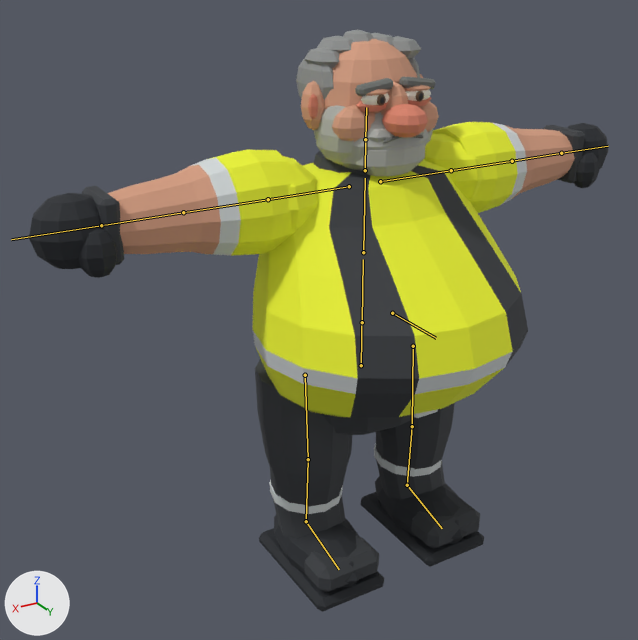
Two versions of the FBX model Assets/EscapeViggo/Art/Characters/Viggo/Models/Viggo.fbx, one commit apart.
One viewpoint serves both versions: a 50 mm camera at (1.419, 2.105, 1.886) aimed at (0.171, 0.025, 0.846). The axes (+X, +Y, +Z) are drawn at lower left. The lights are the same throughout. The picture after the commit comes second. The bones that change, and the others that lie on the model, are drawn over the model as lines.

Objects in the first picture: 'Viggo'.
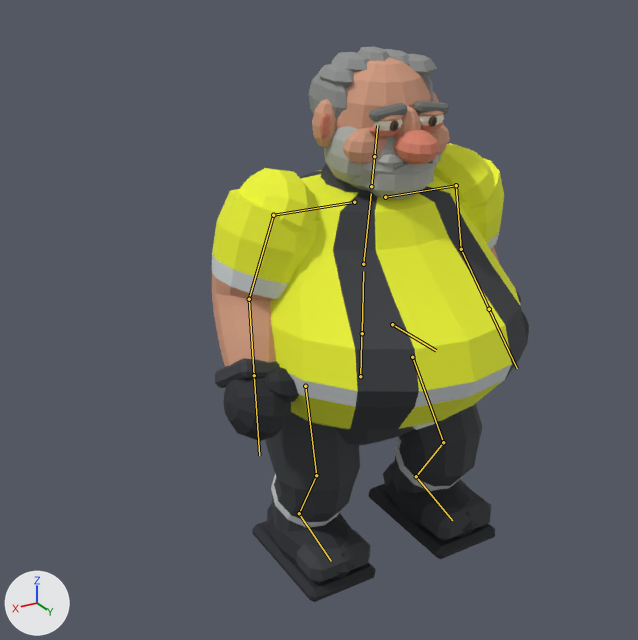
The newer file adds an action. The first version stands in its rest pose; the second is drawn at frame 2 of the action 'EV_Humanoid|Run'.

Boxes (x1, y1, x2, y2) around the edits, measured in the pictures (638 x 640 px):
```json
{"object": "Viggo", "change": "posed", "before": [29, 29, 608, 612], "after": [212, 46, 529, 602], "on screen": "45% narrower"}
{"bone": "Hips", "before": "(361, 365) to (362, 311)", "after": "(360, 376) to (362, 322)"}
{"bone": "Chest", "before": "(363, 252) to (365, 178)", "after": "(363, 264) to (371, 193)"}
{"bone": "Head", "before": "(365, 139) to (366, 107)", "after": "(374, 156) to (377, 125)"}
{"bone": "LeftUpperArm", "before": "(451, 170) to (512, 161)", "after": "(456, 185) to (461, 249)"}
{"bone": "LeftLowerArm", "before": "(512, 161) to (561, 153)", "after": "(461, 249) to (489, 309)"}
{"bone": "RightUpperArm", "before": "(268, 199) to (183, 212)", "after": "(273, 215) to (249, 299)"}
{"bone": "RightLowerArm", "before": "(183, 212) to (101, 225)", "after": "(249, 299) to (254, 375)"}
{"bone": "LeftUpperLeg", "before": "(413, 346) to (412, 426)", "after": "(412, 357) to (443, 442)"}
{"bone": "LeftLowerLeg", "before": "(412, 426) to (407, 485)", "after": "(443, 442) to (416, 476)"}
{"bone": "LeftFoot", "before": "(407, 485) to (442, 528)", "after": "(416, 476) to (452, 520)"}
{"bone": "RightUpperLeg", "before": "(305, 375) to (308, 459)", "after": "(305, 386) to (316, 475)"}
{"bone": "RightLowerLeg", "before": "(308, 459) to (306, 521)", "after": "(316, 475) to (299, 513)"}
{"bone": "RightFoot", "before": "(306, 521) to (339, 569)", "after": "(299, 513) to (331, 561)"}
```

Edits to the scene script, one JSON object a line:
```json
{"block": "bone_hips", "where": "bone_hips = bpy.data.objects['EV_Humanoid'].pose.bones['Hips']"}
{"op": "set", "path": "bone_hips.location", "old": "(0.0, 0.0, 0.0)", "new": "(0.0, -0.038, 0.0)"}
{"block": "bone_chest", "where": "bone_chest = bpy.data.objects['EV_Humanoid'].pose.bones['Chest']  # child of 'Spine'"}
{"op": "set", "path": "bone_chest.rotation_quaternion", "old": "(1.0, 0.0, 0.0, 0.0)", "new": "(0.998, -0.063, 0.0, 0.0)", "note": "degrees (0, 0, 0) -> degrees (-7, 0, 0)"}
{"block": "bone_head", "where": "bone_head = bpy.data.objects['EV_Humanoid'].pose.bones['Head']  # child of 'Neck'"}
{"op": "set", "path": "bone_head.rotation_quaternion", "old": "(1.0, 0.0, 0.0, 0.0)", "new": "(1.0, 0.009, 0.0, 0.0)", "note": "degrees (0, 0, 0) -> degrees (1, 0, 0)"}
{"block": "bone_leftupperarm", "where": "bone_leftupperarm = bpy.data.objects['EV_Humanoid'].pose.bones['LeftUpperArm']  # child of 'LeftShoulder'"}
{"op": "set", "path": "bone_leftupperarm.rotation_quaternion", "old": "(1.0, 0.0, 0.0, 0.0)", "new": "(0.808, -0.587, 0.031, 0.023)", "note": "degrees (0, 0, 0) -> degrees (-72, 4, 0)"}
{"block": "bone_leftlowerarm", "where": "bone_leftlowerarm = bpy.data.objects['EV_Humanoid'].pose.bones['LeftLowerArm']  # child of 'LeftUpperArm'"}
{"op": "set", "path": "bone_leftlowerarm.rotation_quaternion", "old": "(1.0, 0.0, 0.0, 0.0)", "new": "(0.946, 0.0, 0.0, -0.326)", "note": "degrees (0, 0, 0) -> degrees (0, 0, -38)"}
{"block": "bone_rightupperarm", "where": "bone_rightupperarm = bpy.data.objects['EV_Humanoid'].pose.bones['RightUpperArm']  # child of 'RightShoulder'"}
{"op": "set", "path": "bone_rightupperarm.rotation_quaternion", "old": "(1.0, 0.0, 0.0, 0.0)", "new": "(0.808, -0.587, 0.031, 0.023)", "note": "degrees (0, 0, 0) -> degrees (-72, 4, 0)"}
{"block": "bone_rightlowerarm", "where": "bone_rightlowerarm = bpy.data.objects['EV_Humanoid'].pose.bones['RightLowerArm']  # child of 'RightUpperArm'"}
{"op": "set", "path": "bone_rightlowerarm.rotation_quaternion", "old": "(1.0, 0.0, 0.0, 0.0)", "new": "(0.946, 0.0, 0.0, 0.326)", "note": "degrees (0, 0, 0) -> degrees (0, 0, 38)"}
{"block": "bone_leftupperleg", "where": "bone_leftupperleg = bpy.data.objects['EV_Humanoid'].pose.bones['LeftUpperLeg']  # child of 'Hips'"}
{"op": "set", "path": "bone_leftupperleg.rotation_quaternion", "old": "(1.0, 0.0, 0.0, 0.0)", "new": "(0.953, 0.304, 0.001, 0.002)", "note": "degrees (0, 0, 0) -> degrees (35, 0, 0)"}
{"block": "bone_leftlowerleg", "where": "bone_leftlowerleg = bpy.data.objects['EV_Humanoid'].pose.bones['LeftLowerLeg']  # child of 'LeftUpperLeg'"}
{"op": "set", "path": "bone_leftlowerleg.rotation_quaternion", "old": "(1.0, 0.0, 0.0, 0.0)", "new": "(0.843, -0.538, 0.0, 0.0)", "note": "degrees (0, 0, 0) -> degrees (-65, 0, 0)"}
{"block": "bone_leftfoot", "where": "bone_leftfoot = bpy.data.objects['EV_Humanoid'].pose.bones['LeftFoot']  # child of 'LeftLowerLeg'"}
{"op": "set", "path": "bone_leftfoot.rotation_quaternion", "old": "(1.0, 0.0, 0.0, 0.0)", "new": "(0.967, 0.256, 0.0, 0.0)", "note": "degrees (0, 0, 0) -> degrees (30, 0, 0)"}
{"block": "bone_rightupperleg", "where": "bone_rightupperleg = bpy.data.objects['EV_Humanoid'].pose.bones['RightUpperLeg']  # child of 'Hips'"}
{"op": "set", "path": "bone_rightupperleg.rotation_quaternion", "old": "(1.0, 0.0, 0.0, 0.0)", "new": "(0.996, 0.093, 0.0, 0.002)", "note": "degrees (0, 0, 0) -> degrees (11, 0, 0)"}
{"block": "bone_rightlowerleg", "where": "bone_rightlowerleg = bpy.data.objects['EV_Humanoid'].pose.bones['RightLowerLeg']  # child of 'RightUpperLeg'"}
{"op": "set", "path": "bone_rightlowerleg.rotation_quaternion", "old": "(1.0, 0.0, 0.0, 0.0)", "new": "(0.951, -0.308, 0.0, 0.0)", "note": "degrees (0, 0, 0) -> degrees (-36, 0, 0)"}
{"block": "bone_rightfoot", "where": "bone_rightfoot = bpy.data.objects['EV_Humanoid'].pose.bones['RightFoot']  # child of 'RightLowerLeg'"}
{"op": "set", "path": "bone_rightfoot.rotation_quaternion", "old": "(1.0, 0.0, 0.0, 0.0)", "new": "(0.976, 0.219, 0.0, 0.0)", "note": "degrees (0, 0, 0) -> degrees (25, 0, 0)"}
```
